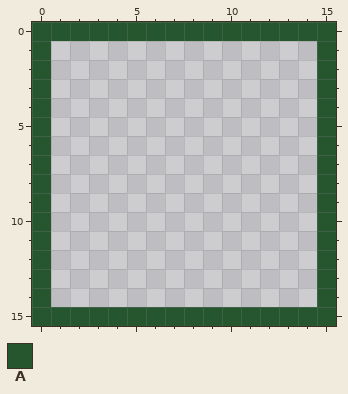
Pixel-art file, stored at img/highlight_slot.aseprite. Above is the file before it was changed.
16x16 pixels, 1 frame.
Palette (. is transparent): A #25562e
The same view after the edit:
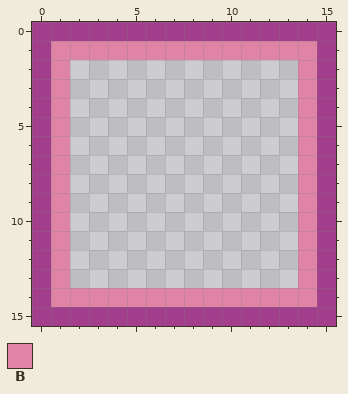
Colours new in this view: B #df84a5
Difference:
{"colour":"A","old":"#25562e","new":"#a23e8c"}
{"y":1,"x":1,"old":"..............","new":"BBBBBBBBBBBBBB"}
{"y":2,"x":1,"old":".","new":"B"}
{"y":2,"x":14,"old":".","new":"B"}
{"y":3,"x":1,"old":".","new":"B"}
{"y":3,"x":14,"old":".","new":"B"}
{"y":4,"x":1,"old":".","new":"B"}
{"y":4,"x":14,"old":".","new":"B"}
{"y":5,"x":1,"old":".","new":"B"}
{"y":5,"x":14,"old":".","new":"B"}
{"y":6,"x":1,"old":".","new":"B"}
{"y":6,"x":14,"old":".","new":"B"}
{"y":7,"x":1,"old":".","new":"B"}
{"y":7,"x":14,"old":".","new":"B"}
{"y":8,"x":1,"old":".","new":"B"}
{"y":8,"x":14,"old":".","new":"B"}
{"y":9,"x":1,"old":".","new":"B"}
{"y":9,"x":14,"old":".","new":"B"}
{"y":10,"x":1,"old":".","new":"B"}
{"y":10,"x":14,"old":".","new":"B"}
{"y":11,"x":1,"old":".","new":"B"}
{"y":11,"x":14,"old":".","new":"B"}
{"y":12,"x":1,"old":".","new":"B"}
{"y":12,"x":14,"old":".","new":"B"}
{"y":13,"x":1,"old":".","new":"B"}
{"y":13,"x":14,"old":".","new":"B"}
{"y":14,"x":1,"old":"..............","new":"BBBBBBBBBBBBBB"}
